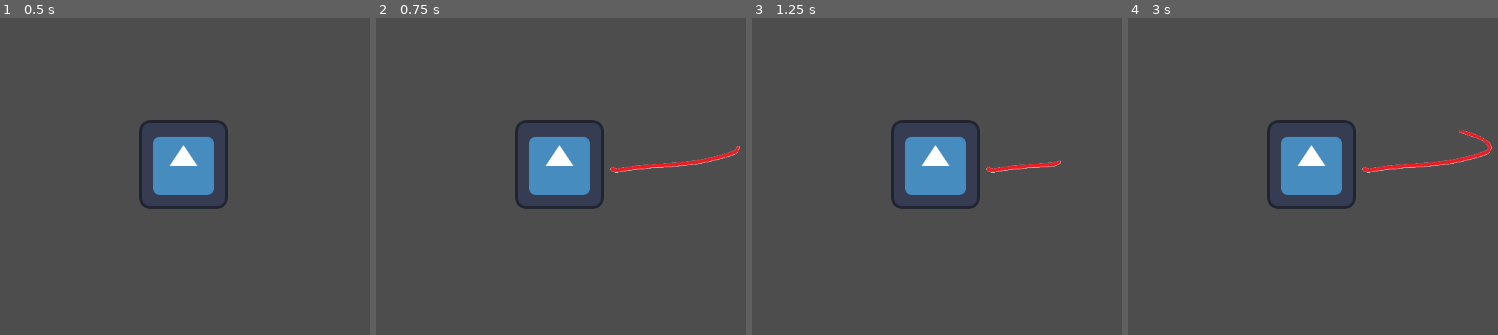
Above: before the commit, frames 1-4 (left to right).
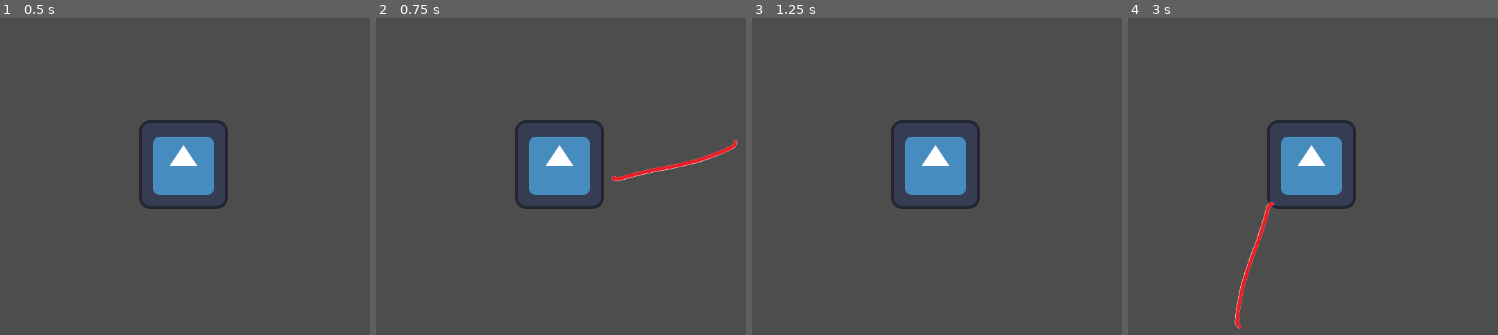
Above: after the commit, the same moments.

Repository: kschulz20/scream-jam-2024
Game: Godot game, scene res://src/main.tscn
The game is run twice, just before and just after one commit, with the same random seed, the same clock (stepped at 60 frames per second) and the same inputs. The engine's default icon, where the game draws it, is replaced by a stand-in: a white triangle on a blue panel in a dark square.
Inputs (mouse positions are in pixels of both pictures, inside the frame that each line leads up to):
- Up to frame 1 (0.5 s): no input
- Up to frame 2 (0.75 s): tap Enter at 0.5 s; move the mouse to (734, 141) at 0.52 s; press the mouse at (734, 141) at 0.53 s; hold D (move_right) from 0.53 s (still down)
- Up to frame 3 (1.25 s): keep holding D (move_right)
- Up to frame 4 (3 s): tap Space at 1.25, 2.75 s; move the mouse to (1150, 186) at 1.27 s; release D (move_right) at 1.28 s; release the mouse at (1150, 186) at 1.28 s; hold S (move_down) 1.28-2.03 s; click (1150, 186) at 1.35 s; tap Enter at 2 s; move the mouse to (1390, 65) at 2.02 s; press the mouse at (1390, 65) at 2.03 s; hold D (move_right) 2.03-2.78 s; move the mouse to (1272, 255) at 2.77 s; release the mouse at (1272, 255) at 2.78 s; hold W (move_up) from 2.78 s (still down); click (1272, 255) at 2.85 s

Frame 1 is identical in both runs. In frame 2, 0.9% of the frame differs, in the area x 63-99%, y 38-52%; in frame 3, 0.3%; in frame 4, 1.2%, in the area x 28-99%, y 35-99%.

Commit message:
rotating hitbox around player

Diff:
--- a/src/Entities/Player/cane.gd
+++ b/src/Entities/Player/cane.gd
@@ -1,5 +1,6 @@
 extends Node2D
 
+@export var CANE_HITBOX_DISTANCE_FROM_PLAYER: float = 170
 @onready var _animation_player = $AnimationPlayer
 @onready var cane_sprite = $CaneSprite
 
@@ -13,6 +14,8 @@
 	if (not _animation_player.is_playing()):
 		cane_sprite.visible = false
 
-func _on_player_character_cane_attack() -> void:
+func _on_player_character_cane_attack(cane_hitbox_vector: Vector2) -> void:
+	cane_sprite.position = cane_hitbox_vector * CANE_HITBOX_DISTANCE_FROM_PLAYER
+	cane_sprite.rotation = cane_hitbox_vector.angle()
 	cane_sprite.visible = true
 	_animation_player.play("cane_attack")
--- a/src/Entities/Player/player_character.gd
+++ b/src/Entities/Player/player_character.gd
@@ -3,7 +3,7 @@
 @export var move_speed :float = 1600.0
 
 var is_mouse_input = false
-signal cane_attack
+signal cane_attack(cane_hitbox_vector: Vector2)
 
 # Called when the node enters the scene tree for the first time.
 func _ready() -> void:
@@ -15,18 +15,32 @@
 		is_mouse_input = true
 	if event is InputEventJoypadMotion:
 		is_mouse_input = false
+		#
+			## aim input
+	#var aim_dir :Vector2 = Vector2(0.0, 0.0)
+	#if is_mouse_input:
+		#var mouse_position :Vector2 = self.get_local_mouse_position()
+		#aim_dir = mouse_position.normalized()
+	#else:
+		#aim_dir	= Input.get_vector(
+			#"aim_left", "aim_right",
+			#"aim_up", "aim_down"
+		#).normalized()
+	#
+	#if is_mouse_input:
+		## print("mouse aim: " + str(aim_dir))
+		#pass
+	#else:
+		## print("controller aim: " + str(aim_dir))
+		#pass
+#
+	#if (event.is_pressed() and event.button_index == MOUSE_BUTTON_LEFT):
+		#var mouse_angle: float = aim_dir.angle()
+		#var cane_hitbox_vector: Vector2 = Vector2.from_angle(mouse_angle)
+		## multiply by some amount here
+		#cane_attack.emit(cane_hitbox_vector)
 
 func _process(delta: float) -> void:
-	if (Input.is_action_pressed("cane_attack")):
-		cane_attack.emit()
-
-# Called every frame. 'delta' is the elapsed time since the previous frame.
-func _physics_process(delta: float) -> void:
-	# movement input
-	var vel_dir :Vector2 = Input.get_vector(
-		"move_left", "move_right",
-		"move_up", "move_down"
-	).normalized()
 	# aim input
 	var aim_dir :Vector2 = Vector2(0.0, 0.0)
 	if is_mouse_input:
@@ -45,6 +59,20 @@
 		# print("controller aim: " + str(aim_dir))
 		pass
 
+	if (Input.is_action_just_pressed("cane_attack")):
+		var mouse_angle: float = aim_dir.angle()
+		var cane_hitbox_vector: Vector2 = Vector2.from_angle(mouse_angle)
+		# multiply by some amount here
+		cane_attack.emit(cane_hitbox_vector)
+	pass
+
+# Called every frame. 'delta' is the elapsed time since the previous frame.
+func _physics_process(delta: float) -> void:
+	# movement input
+	var vel_dir :Vector2 = Input.get_vector(
+		"move_left", "move_right",
+		"move_up", "move_down"
+	).normalized()
 
 	# handle movement
 	velocity = move_speed * delta * vel_dir;
